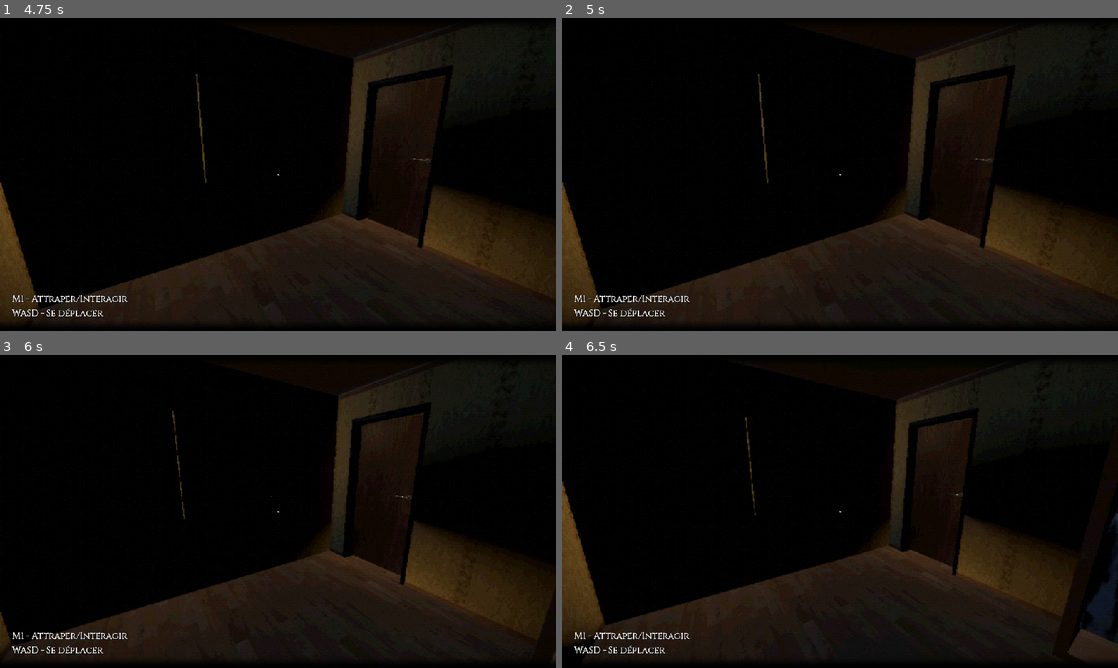
Above: before the commit, frames 1-4 (two rows, left to right).
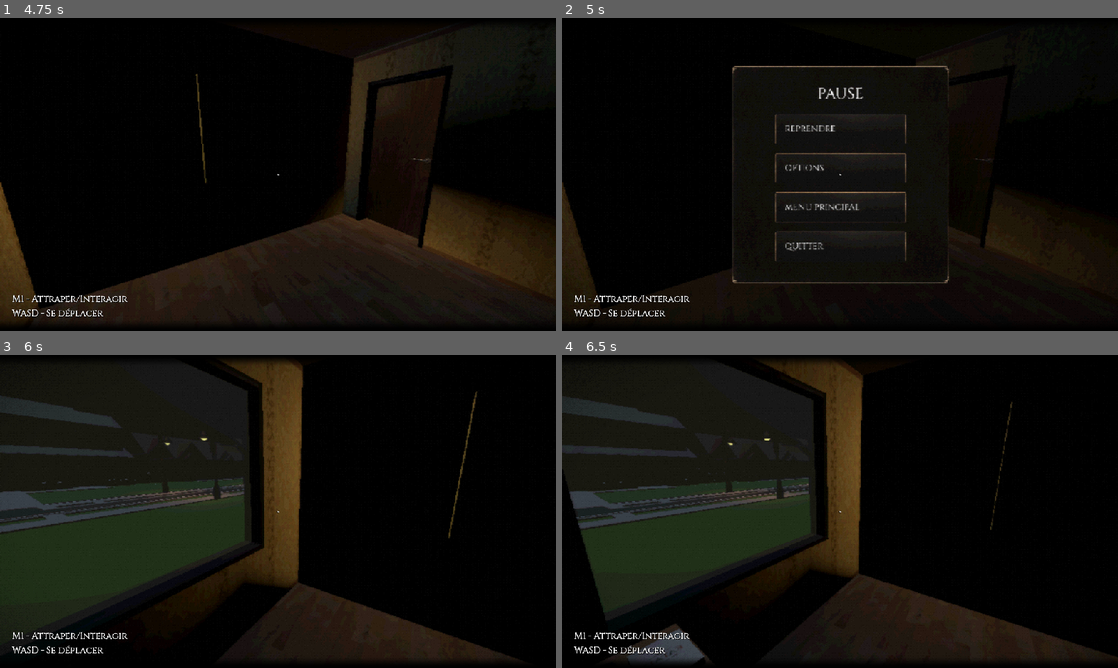
Above: after the commit, the same moments.

Repository: rat-balls/alzheimer-game
Game: Godot game, scene res://Scenes/sc_main.tscn
Two runs of this game, one before a commit and one after it. Both use one fixed random seed, a clock stepped at 60 frames per second and the inputs below. Sound files missing from this copy of the repository are replaced by a short silence.
Inputs (mouse positions are in pixels of both pictures, inside the frame that each line leads up to):
- Up to frame 1 (4.75 s): click (100, 146) at 0.52 s; move the mouse to (305, 174) at 1.27 s; tap A (A) at 1.35, 3.8, 4.35 s; tap D (D) at 1.55, 2.1, 4.55 s; move the mouse to (250, 174) at 2.02 s; tap S (S) at 2.3, 2.85 s; move the mouse to (289, 168) at 2.77 s; tap W (W) at 3.05, 3.6 s; tap Enter at 3.5 s; move the mouse to (272, 180) at 3.52 s; tap Space at 4.25 s; move the mouse to (316, 177) at 4.27 s
- Up to frame 2 (5 s): tap Escape (ESC) at 4.9 s
- Up to frame 3 (6 s): click (278, 464) at 5.02 s; tap Enter at 5.75 s; move the mouse to (111, 464) at 5.77 s; tap D (D) at 5.85 s
- Up to frame 4 (6.5 s): tap S (S) at 6.05 s

Frame 1 is identical in both runs. In frame 2, 7.9% of the frame differs, in the area x 0-100%, y 12-97%; in frame 3, 41%, in the area x 0-100%, y 1-98%; in frame 4, 38%.

Commit message:
Merge remote-tracking branch 'origin/menupause' into dev

Diff:
--- a/Scenes/Prefabs/House/house.tscn
+++ b/Scenes/Prefabs/House/house.tscn
@@ -15,6 +15,7 @@
 [ext_resource type="Script" uid="uid://buhn4buqk7018" path="res://Scripts/Sink/sink_handle.gd" id="13_11toi"]
 [ext_resource type="PackedScene" uid="uid://b3jsusn22kphx" path="res://Scenes/Prefabs/Neighborhood/neighborhood.glb" id="14_68r4r"]
 [ext_resource type="AudioStream" uid="uid://dikfqiqjosokq" path="res://Assets/SFX/fridge.wav" id="15_wqn2a"]
+[ext_resource type="AudioStream" uid="uid://b88ytjjjtu74y" path="res://Assets/SFX/water.wav" id="14_wqn2a"]
 
 [sub_resource type="BoxShape3D" id="BoxShape3D_s6yue"]
 size = Vector3(0.9317627, 1.6720428, 1.7729492)
@@ -557,4 +558,15 @@
 volume_db = -15.0
 autoplay = true
 
+[node name="WaterSound" type="AudioStreamPlayer3D" parent="sink" index="29" unique_id=1200512437]
+transform = Transform3D(1, 0, 0, 0, 1, 0, 0, 0, 1, 0.25766158, 0, -0.59600925)
+stream = ExtResource("14_wqn2a")
+volume_db = -12.0
+unit_size = 2.0
+max_distance = 8.0
+
+[node name="MeshInstance3D" type="MeshInstance3D" parent="." index="30" unique_id=633842388]
+transform = Transform3D(1.9745989, 0, 0, 0, -8.631246e-08, -1.9745989, 0, 1.9745989, -8.631246e-08, 12.086543, 3.9579887, 13.214183)
+mesh = SubResource("PlaneMesh_68r4r")
+
 [editable path="Doors/FrontDoor"]
--- /dev/null
+++ b/Scenes/Prefabs/Menu/pause_menu.gd
@@ -0,0 +1,62 @@
+extends Control
+
+@export var main_menu_path := "res://Scenes/Prefabs/Menu/main_menu.tscn"
+@export var options_menu: Control
+
+@onready var resume_button = $Panel/Content/ResumeButton
+@onready var options_button = $Panel/Content/OptionsButton
+@onready var main_menu_button = $Panel/Content/MainMenuButton
+@onready var quit_button = $Panel/Content/QuitButton
+
+func _ready() -> void:
+	hide()
+	process_mode = Node.PROCESS_MODE_ALWAYS
+
+	resume_button.pressed.connect(_resume_game)
+	options_button.pressed.connect(_open_options)
+	main_menu_button.pressed.connect(_go_to_main_menu)
+	quit_button.pressed.connect(_quit_game)
+
+	if options_menu:
+		options_menu.hide()
+		options_menu.process_mode = Node.PROCESS_MODE_ALWAYS
+		options_menu.back_pressed.connect(_on_options_back_pressed)
+
+func _input(event: InputEvent) -> void:
+	if event.is_action_pressed("ui_cancel"):
+		if options_menu and options_menu.visible:
+			options_menu.hide()
+			show()
+		elif get_tree().paused:
+			_resume_game()
+		else:
+			_pause_game()
+
+func _pause_game() -> void:
+	show()
+	get_tree().paused = true
+	Input.set_mouse_mode(Input.MOUSE_MODE_VISIBLE)
+
+func _resume_game() -> void:
+	hide()
+	if options_menu:
+		options_menu.hide()
+	get_tree().paused = false
+	Input.set_mouse_mode(Input.MOUSE_MODE_CAPTURED)
+
+func _open_options() -> void:
+	hide()
+	if options_menu:
+		options_menu.show()
+
+func _on_options_back_pressed() -> void:
+	if options_menu:
+		options_menu.hide()
+	show()
+
+func _go_to_main_menu() -> void:
+	get_tree().paused = false
+	get_tree().change_scene_to_file(main_menu_path)
+
+func _quit_game() -> void:
+	get_tree().quit()
--- a/Scenes/Prefabs/Menu/pause_menu.tscn
+++ b/Scenes/Prefabs/Menu/pause_menu.tscn
@@ -1,3 +1,88 @@
 [gd_scene format=3 uid="uid://cff6kwijofybg"]
 
-[node name="PauseMenu" type="Node2D" unique_id=745019209]
+[ext_resource type="Script" uid="uid://b22wd8v2q1xt6" path="res://Scenes/Prefabs/Menu/pause_menu.gd" id="1_i0fbs"]
+[ext_resource type="Texture2D" uid="uid://rlvbm4ovcdy1" path="res://Assets/UI/fond.png" id="2_qjkpo"]
+[ext_resource type="FontFile" uid="uid://1kxk503tlmy3" path="res://Assets/Fonts/Cinzel-VariableFont_wght.ttf" id="3_a2pk6"]
+[ext_resource type="PackedScene" uid="uid://cj51j7s1t02of" path="res://Scenes/Prefabs/Menu/menu_button.tscn" id="4_6l3vc"]
+
+[node name="OptionsMenu" type="Control" unique_id=1258949131]
+layout_mode = 3
+anchors_preset = 15
+anchor_right = 1.0
+anchor_bottom = 1.0
+grow_horizontal = 2
+grow_vertical = 2
+script = ExtResource("1_i0fbs")
+
+[node name="Panel Shadow" type="ColorRect" parent="." unique_id=1954408018]
+layout_mode = 1
+anchors_preset = 15
+anchor_right = 1.0
+anchor_bottom = 1.0
+grow_horizontal = 2
+grow_vertical = 2
+mouse_filter = 2
+color = Color(0, 0, 0, 0.47058824)
+
+[node name="Panel" type="TextureRect" parent="." unique_id=855803532]
+custom_minimum_size = Vector2(1, 1)
+layout_mode = 1
+anchors_preset = 8
+anchor_left = 0.5
+anchor_top = 0.5
+anchor_right = 0.5
+anchor_bottom = 0.5
+offset_left = -250.0
+offset_top = -250.0
+offset_right = 249.99994
+offset_bottom = 250.0
+grow_horizontal = 2
+grow_vertical = 2
+texture = ExtResource("2_qjkpo")
+expand_mode = 1
+
+[node name="Title" type="Label" parent="Panel" unique_id=1527469827]
+layout_mode = 1
+anchors_preset = 5
+anchor_left = 0.5
+anchor_right = 0.5
+offset_left = -150.0
+offset_top = 40.0
+offset_right = 150.00006
+offset_bottom = 63.000004
+grow_horizontal = 2
+theme_override_fonts/font = ExtResource("3_a2pk6")
+theme_override_font_sizes/font_size = 35
+text = "PAUSE"
+horizontal_alignment = 1
+
+[node name="Content" type="VBoxContainer" parent="Panel" unique_id=847013161]
+layout_mode = 1
+anchors_preset = 8
+anchor_left = 0.5
+anchor_top = 0.5
+anchor_right = 0.5
+anchor_bottom = 0.5
+offset_left = -149.99997
+offset_top = -130.0
+offset_right = 150.00003
+offset_bottom = 190.0
+grow_horizontal = 2
+grow_vertical = 2
+theme_override_constants/separation = 20
+
+[node name="ResumeButton" parent="Panel/Content" unique_id=391164538 instance=ExtResource("4_6l3vc")]
+layout_mode = 2
+button_text = "REPRENDRE"
+
+[node name="OptionsButton" parent="Panel/Content" unique_id=907400635 instance=ExtResource("4_6l3vc")]
+layout_mode = 2
+button_text = "OPTIONS"
+
+[node name="MainMenuButton" parent="Panel/Content" unique_id=1017748858 instance=ExtResource("4_6l3vc")]
+layout_mode = 2
+button_text = "MENU PRINCIPAL"
+
+[node name="QuitButton" parent="Panel/Content" unique_id=315490336 instance=ExtResource("4_6l3vc")]
+layout_mode = 2
+button_text = "QUITTER"
--- a/Scenes/sc_game.tscn
+++ b/Scenes/sc_game.tscn
@@ -15,6 +15,8 @@
 [ext_resource type="AudioStream" uid="uid://k2kffeqvvrb" path="res://Assets/SFX/oldwood.wav" id="10_3umwc"]
 [ext_resource type="Script" uid="uid://csm4jg5an6i4h" path="res://Scripts/Systems/house_ambience.gd" id="10_kekvp"]
 [ext_resource type="PackedScene" uid="uid://jlikhki0na3g" path="res://Scenes/Prefabs/LightPole/sketchfab_scene.tscn" id="11_kekvp"]
+[ext_resource type="PackedScene" uid="uid://bli40yyncoth8" path="res://Scenes/Prefabs/Menu/options_menu.tscn" id="11_3umwc"]
+[ext_resource type="PackedScene" uid="uid://cff6kwijofybg" path="res://Scenes/Prefabs/Menu/pause_menu.tscn" id="12_7twgl"]
 
 [sub_resource type="Environment" id="Environment_gd5k8"]
 background_mode = 1
@@ -535,3 +537,9 @@
 
 [node name="LightPole8" parent="LightPole" unique_id=1794454948 instance=ExtResource("11_kekvp")]
 transform = Transform3D(1.5301003, 0, 0.1225446, 0, 1.5349998, 0, -0.1225446, 0, 1.5301003, -77.86714, -3.6806045, 50.186543)
+[node name="OptionsMenu" parent="." unique_id=1258949131 instance=ExtResource("11_3umwc")]
+visible = false
+
+[node name="PauseMenu" parent="." unique_id=672894754 node_paths=PackedStringArray("options_menu") instance=ExtResource("12_7twgl")]
+visible = false
+options_menu = NodePath("../OptionsMenu")
--- a/Scripts/Sink/sink_handle.gd
+++ b/Scripts/Sink/sink_handle.gd
@@ -1,13 +1,18 @@
 extends Area3D
 
 @export var water_particles: GPUParticles3D
-@export var water_distance : float= 2.0
+@export var water_distance: float = 2.0
 
-var faucet_open : bool = false
+@onready var water_sound: AudioStreamPlayer3D = $"../../WaterSound"
+
+var faucet_open: bool = false
 
 func _ready() -> void:
 	if water_particles:
 		water_particles.emitting = false
+
+	if water_sound:
+		water_sound.stop()
 
 func interact() -> void:
 	faucet_open = !faucet_open
@@ -15,15 +20,27 @@
 	if water_particles:
 		water_particles.emitting = faucet_open
 
+	if water_sound == null:
+		print("ERROR: WaterSound introuvable")
+		return
+
+	if faucet_open:
+		water_sound.play()
+	else:
+		water_sound.stop()
+
 func _physics_process(_delta: float) -> void:
 	if !faucet_open or water_particles == null:
 		return
+
 	var space_state = get_world_3d().direct_space_state
 	var from = water_particles.global_position
 	var to = from + Vector3.DOWN * water_distance
+
 	var query = PhysicsRayQueryParameters3D.create(from, to)
 	query.collide_with_areas = true
 	query.collide_with_bodies = true
+
 	var result = space_state.intersect_ray(query)
 
 	if result.is_empty():
--- a/project.godot
+++ b/project.godot
@@ -43,6 +43,11 @@
 
 [input]
 
+ui_cancel={
+"deadzone": 0.5,
+"events": [Object(InputEventKey,"resource_local_to_scene":false,"resource_name":"","device":0,"window_id":0,"alt_pressed":false,"shift_pressed":false,"ctrl_pressed":false,"meta_pressed":false,"pressed":false,"keycode":4194305,"physical_keycode":0,"key_label":0,"unicode":0,"location":0,"echo":false,"script":null)
+]
+}
 W={
 "deadzone": 0.2,
 "events": [Object(InputEventKey,"resource_local_to_scene":false,"resource_name":"","device":-1,"window_id":0,"alt_press …(192 unchanged characters)…
@@ -66,6 +71,31 @@
 ESC={
 "deadzone": 0.2,
 "events": [Object(InputEventKey,"resource_local_to_scene":false,"resource_name":"","device":-1,"window_id":0,"alt_press …(195 unchanged characters)…
+]
+}
+interact={
+"deadzone": 0.2,
+"events": [Object(InputEventMouseButton,"resource_local_to_scene":false,"resource_name":"","device":-1,"window_id":0,"alt_pressed":false,"shift_pressed":false,"ctrl_pressed":false,"meta_pressed":false,"button_mask":0,"position":Vector2(0, 0),"global_position":Vector2(0, 0),"factor":1.0,"button_index":1,"canceled":false,"pressed":false,"double_click":false,"script":null)
+]
+}
+throw={
+"deadzone": 0.2,
+"events": [Object(InputEventMouseButton,"resource_local_to_scene":false,"resource_name":"","device":-1,"window_id":0,"alt_pressed":false,"shift_pressed":false,"ctrl_pressed":false,"meta_pressed":false,"button_mask":0,"position":Vector2(0, 0),"global_position":Vector2(0, 0),"factor":1.0,"button_index":2,"canceled":false,"pressed":false,"double_click":false,"script":null)
+]
+}
+rotate_object={
+"deadzone": 0.2,
+"events": [Object(InputEventKey,"resource_local_to_scene":false,"resource_name":"","device":-1,"window_id":0,"alt_pressed":false,"shift_pressed":false,"ctrl_pressed":false,"meta_pressed":false,"pressed":false,"keycode":0,"physical_keycode":82,"key_label":0,"unicode":114,"location":0,"echo":false,"script":null)
+]
+}
+wheel_up={
+"deadzone": 0.2,
+"events": [Object(InputEventMouseButton,"resource_local_to_scene":false,"resource_name":"","device":-1,"window_id":0,"alt_pressed":false,"shift_pressed":false,"ctrl_pressed":false,"meta_pressed":false,"button_mask":0,"position":Vector2(0, 0),"global_position":Vector2(0, 0),"factor":1.0,"button_index":4,"canceled":false,"pressed":false,"double_click":false,"script":null)
+]
+}
+wheel_down={
+"deadzone": 0.2,
+"events": [Object(InputEventMouseButton,"resource_local_to_scene":false,"resource_name":"","device":-1,"window_id":0,"alt_pressed":false,"shift_pressed":false,"ctrl_pressed":false,"meta_pressed":false,"button_mask":0,"position":Vector2(0, 0),"global_position":Vector2(0, 0),"factor":1.0,"button_index":5,"canceled":false,"pressed":false,"double_click":false,"script":null)
 ]
 }
 Interact={
Not shown, added: Assets/SFX/water.wav.import
Not shown, added: Scenes/Prefabs/Menu/pause_menu.gd.uid
Not shown, added: Assets/SFX/water.wav
